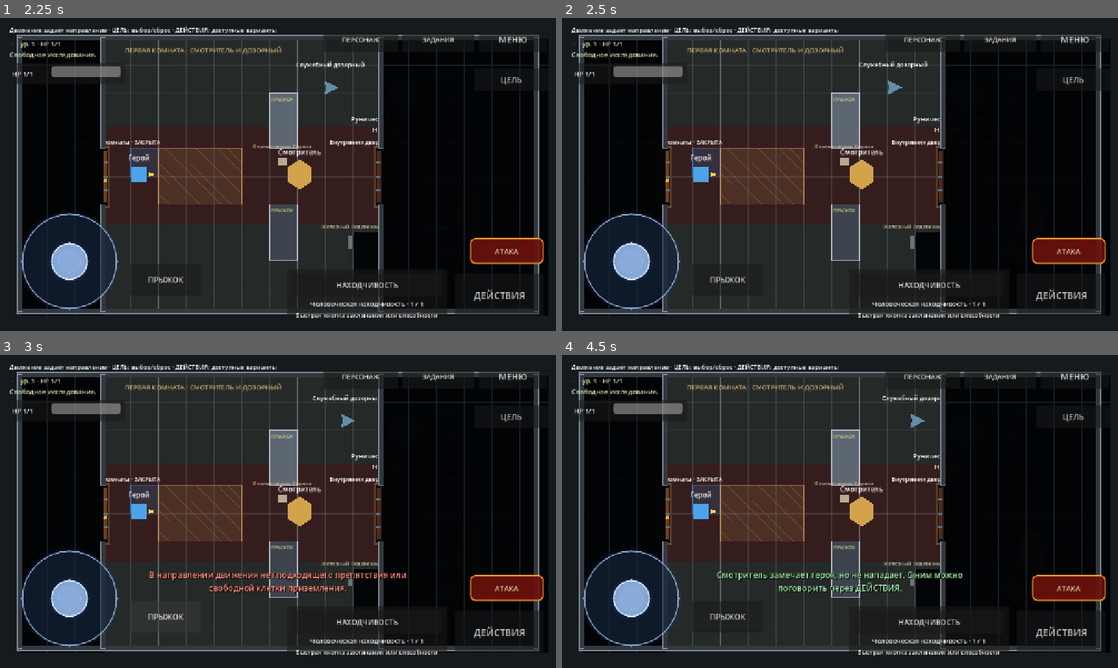
Above: before the commit, frames 1-4 (two rows, left to right).
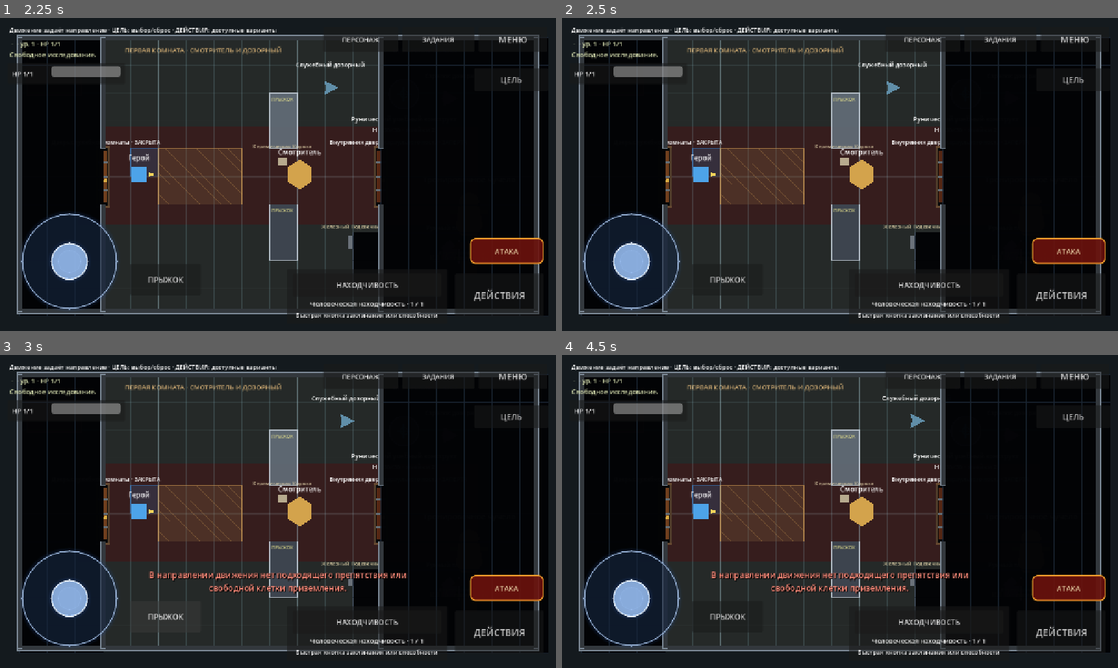
Above: after the commit, the same moments.

Repository: eretenkodaniil16-rgb/rpg-project
Game: Godot game, scene res://scenes/game/game.tscn
Same seed, same stepped clock (60 frames per second), same inputs: the game is played once before the commit and once after it. This scene is started directly instead of the project's main scene.
Inputs:
- Up to frame 1 (2.25 s): click "ДЕЙСТВИЯ" at 0.5 s; click "МЕНЮ" at 1.25 s; click "ПРОДОЛЖИТЬ" at 2 s
- Up to frame 2 (2.5 s): no input
- Up to frame 3 (3 s): click "ПРЫЖОК" at 2.75 s
- Up to frame 4 (4.5 s): click "ПЕРСОНАЖ" at 3.5 s; click "ЗАКРЫТЬ" at 4.25 s

Frame 1 is identical in both runs. In frame 2, 0.2% of the frame differs, in the area x 53-66%, y 13-25%; in frame 3, 0.1%; in frame 4, 1.3%, in the area x 26-74%, y 69-77%.

Commit message:
fix: block carried touches before actions catalog opens

Diff:
--- a/scripts/ui/mobile_controls_context_actions.gd
+++ b/scripts/ui/mobile_controls_context_actions.gd
@@ -26,15 +26,27 @@
 	if combat_active and player_turn_active != _last_player_turn_active:
 		_close_action_catalog()
 		_action_turn_guard_remaining = COMBAT_ACTION_TURN_GUARD_SECONDS if player_turn_active else 0.0
+		if is_instance_valid(interact_button):
+			interact_button.set_pressed_no_signal(false)
 	elif not combat_active:
 		_action_turn_guard_remaining = 0.0
 	_last_player_turn_active = player_turn_active
 	_action_turn_guard_remaining = maxf(_action_turn_guard_remaining - maxf(delta, 0.0), 0.0)
 	if is_instance_valid(interact_button):
-		interact_button.disabled = (
-			GameState.input_locked
-			or (combat_active and (not player_turn_active or _action_turn_guard_remaining > 0.0))
-		)
+		interact_button.disabled = _action_button_blocked_now()
+
+
+func _input(event: InputEvent) -> void:
+	if visible and _initialized and event is InputEventScreenTouch and is_instance_valid(interact_button):
+		var touch: InputEventScreenTouch = event as InputEventScreenTouch
+		if touch.pressed and interact_button.get_global_rect().has_point(touch.position):
+			_action_press_started_blocked = _action_button_blocked_now()
+			if _action_press_started_blocked:
+				interact_button.set_pressed_no_signal(false)
+				_close_action_catalog()
+				get_viewport().set_input_as_handled()
+				return
+	super._input(event)
 
 
 func _set_player_vector(direction: Vector2) -> void:
@@ -116,22 +128,9 @@
 	)
 
 
-func _install_action_press_origin_guard() -> void:
-	if not is_instance_valid(interact_button):
-		return
-	var callback := Callable(self, "_on_action_button_down")
-	if not interact_button.button_down.is_connected(callback):
-		interact_button.button_down.connect(callback)
-
-
-func _on_action_button_down() -> void:
+func _action_button_blocked_now() -> bool:
 	var combat_active: bool = _is_combat_active()
-	# A touch that begins while the button is blocked must stay blocked until its
-	# release. Otherwise the release can arrive just after the turn changes,
-	# emit `pressed`, open the panel for one rendered frame and be closed by the
-	# following process tick. `_last_player_turn_active` also rejects a press that
-	# starts before the first player-turn process tick arms the normal timer.
-	_action_press_started_blocked = (
+	return (
 		GameState.input_locked
 		or (
 			combat_active
@@ -142,7 +141,24 @@
 			)
 		)
 	)
+
+
+func _install_action_press_origin_guard() -> void:
+	if not is_instance_valid(interact_button):
+		return
+	# Trigger on the physical press, not on release. A finger that went down while
+	# the button was disabled can therefore never open the catalog when it is
+	# lifted after the turn changes.
+	interact_button.action_mode = BaseButton.ACTION_MODE_BUTTON_PRESS
+	var callback := Callable(self, "_on_action_button_down")
+	if not interact_button.button_down.is_connected(callback):
+		interact_button.button_down.connect(callback)
+
+
+func _on_action_button_down() -> void:
+	_action_press_started_blocked = _action_button_blocked_now()
 	if _action_press_started_blocked:
+		interact_button.set_pressed_no_signal(false)
 		_close_action_catalog()
 
 
